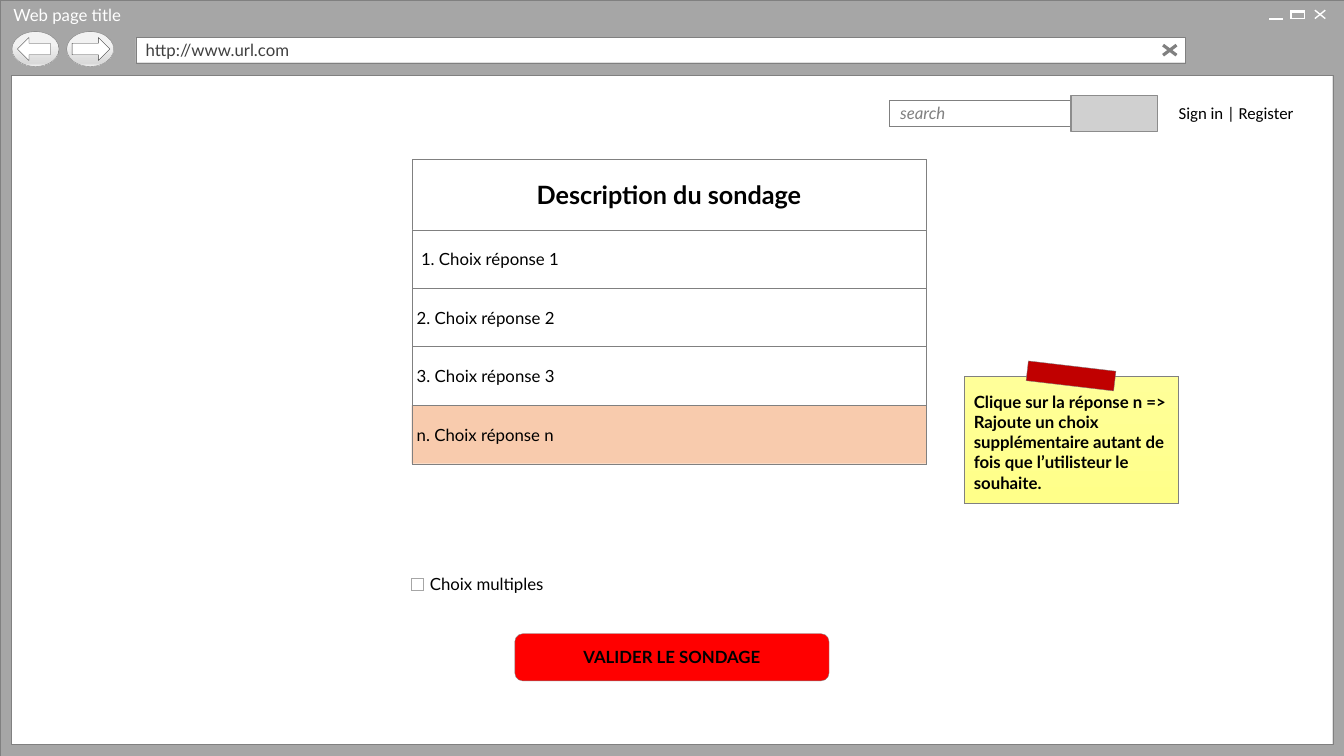
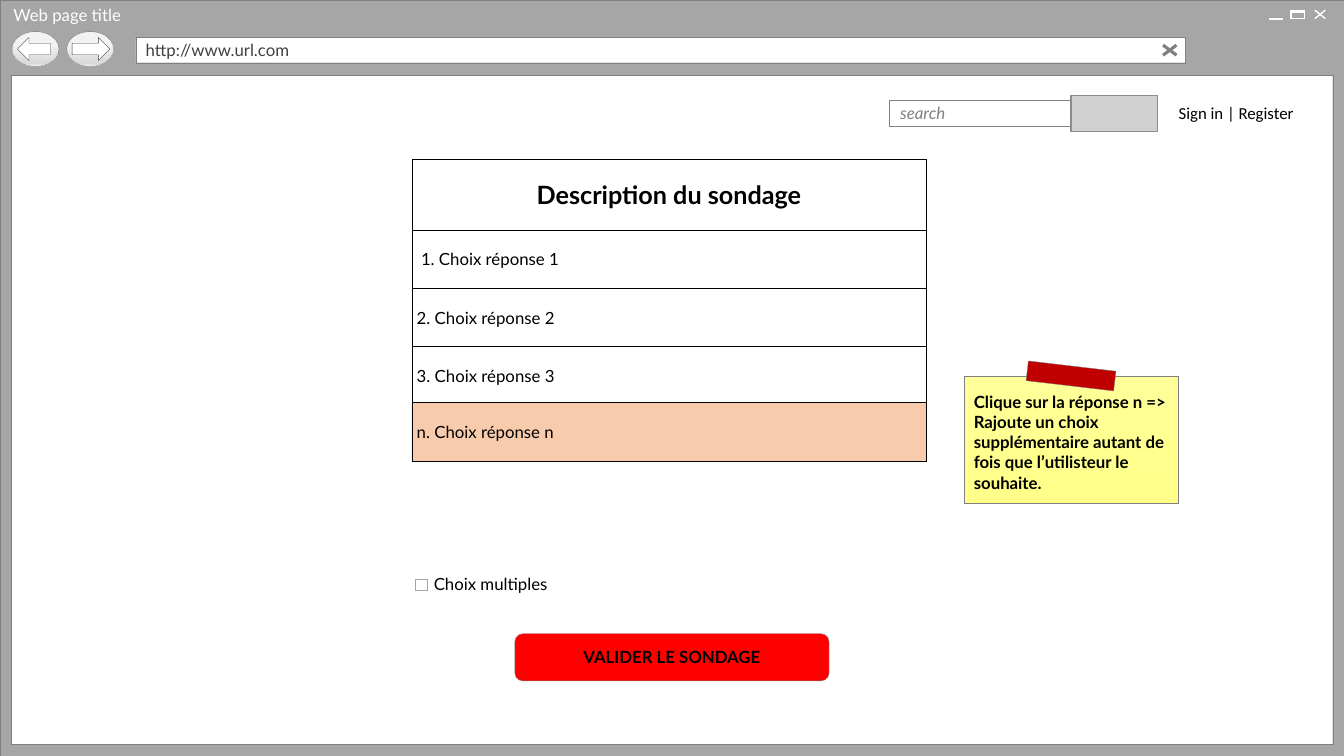
Before and after one commit to Holyz1988/PROJET1-ASP.NET, a slide deck: slide 2 of Page d’acceuil.pptx. Drawn at 1344x756 pixels with LibreOffice and Linux fonts; fonts in the diff are those of the drawing; grey boxes stand for pictures; background and template pictures are left out. Boxes give left, top, right and bottom in pixels: in the first picture for what was removed or moved away, otherwise in the second. Text is boxed around its words. In the diff, an @@ line names an element or a change of style, - is before the commit and + after.

Commit message:
Slides sondages et relations entre elles terminé

```diff
--- a/Page d’acceuil.pptx
+++ b/Page d’acceuil.pptx
@@ outline #808080 0.25 pt to #000000 0.25 pt in 5 elements at [411,159,927,231], [411,230,927,288], [411,288,927,347], [411,347,927,405], [411,402,927,461] @@
@@ text "Choix multiples": place and size @@
-text "Choix multiples" at [430,577,544,593]
+text "Choix multiples" at [434,577,547,593]
@@ rectangle: place and size @@
-rectangle at [411,579,423,590]
+rectangle at [415,579,427,590]
```
Also in this commit, not shown: 4 other slides changed, 13 slides added, 1 slide removed.
